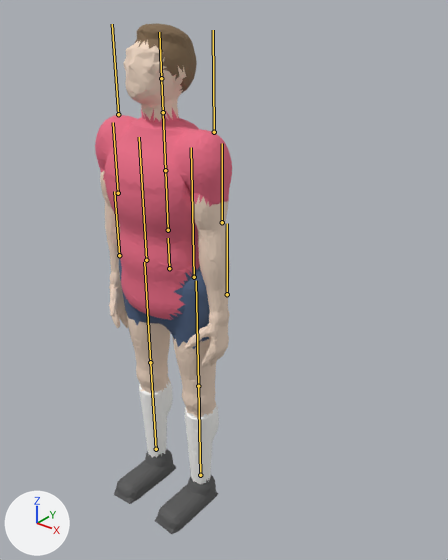
What one commit did to the glTF model arena-fc/Data/models/soccer_player.glb.
Camera for both pictures: a 50 mm lens placed at (1.359, -1.4, 1.887), pointed at (0.025, 0.267, 0.854). The axes (+X, +Y, +Z) are drawn at lower left. The lights are the same throughout. The first picture is the older version. The bones that change, and the others that lie on the model, are drawn over the model as lines.

The first picture shows 'arena_soccer_mesh'.
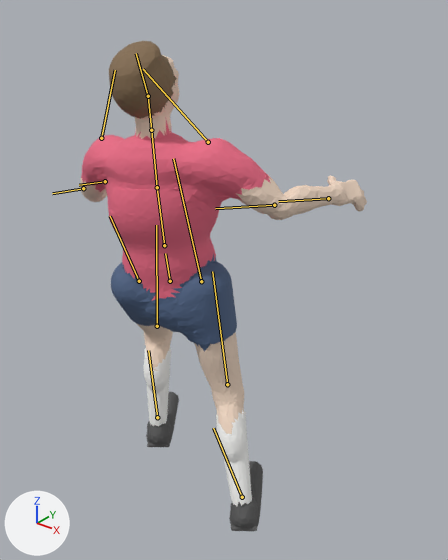
The newer file adds an action. The first version stands in its rest pose; the second is drawn at frame 8 of the action 'soccer_skill_roulette'.

What the commit changed:
Bone 'Hips' (bone_hips) moves from (0.0, 0.0, 0.0) to (0.0, -0.049, 0.0).
Bone 'Hips' (bone_hips) turns from (0, 0, 0) to (-9, -150, 5) degrees about its own x, y and z.
Bone 'Spine' (bone_spine) turns from (0, 0, 0) to (6, 0, 0) degrees about its own x, y and z.
Bone 'Chest' (bone_chest) turns from (0, 0, 0) to (4, -20, -1) degrees about its own x, y and z.
Bone 'Head' (bone_head) turns from (0, 0, 0) to (-16, 0, 0) degrees about its own x, y and z.
Bone 'LUpperArm' (bone_lupperarm) turns from (0, 0, 0) to (-17, -11, -32) degrees about its own x, y and z.
Bone 'LForearm' (bone_lforearm) turns from (0, 0, 0) to (-55, 4, -4) degrees about its own x, y and z.
Bone 'RUpperArm' (bone_rupperarm) turns from (0, 0, 0) to (-17, 11, 32) degrees about its own x, y and z.
Bone 'RForearm' (bone_rforearm) turns from (0, 0, 0) to (-55, -4, 4) degrees about its own x, y and z.
Bone 'LThigh' (bone_lthigh) turns from (0, 0, 0) to (6, 1, -7) degrees about its own x, y and z.
Bone 'LShin' (bone_lshin) turns from (0, 0, 0) to (24, 0, -1) degrees about its own x, y and z.
Bone 'LFoot' (bone_lfoot) turns from (0, 0, 0) to (-38, 0, 0) degrees about its own x, y and z.
Bone 'RThigh' (bone_rthigh) turns from (0, 0, 0) to (-32, 2, 4) degrees about its own x, y and z.
Bone 'RShin' (bone_rshin) turns from (0, 0, 0) to (48, 0, 1) degrees about its own x, y and z.
Bone 'RFoot' (bone_rfoot) turns from (0, 0, 0) to (-24, 0, 0) degrees about its own x, y and z.

Pixel boxes (x1, y1, x2, y2) of what changed, in the pictures (448 x 560 px):
'arena_soccer_mesh', posed (108% wider): before (95, 23, 232, 534); after (81, 41, 367, 531)
bone 'Hips', root to tip: before (169, 268) to (168, 238); after (170, 281) to (165, 253)
bone 'Spine', root to tip: before (168, 230) to (165, 170); after (164, 245) to (157, 187)
bone 'Chest', root to tip: before (165, 170) to (163, 112); after (157, 187) to (151, 130)
bone 'Head', root to tip: before (161, 78) to (159, 32); after (148, 96) to (136, 53)
bone 'LUpperArm', root to tip: before (118, 114) to (112, 24); after (208, 142) to (143, 69)
bone 'LForearm', root to tip: before (118, 193) to (113, 122); after (274, 205) to (215, 208)
bone 'RUpperArm', root to tip: before (214, 132) to (213, 30); after (101, 138) to (115, 70)
bone 'RForearm', root to tip: before (222, 222) to (222, 143); after (83, 188) to (52, 193)
bone 'LThigh', root to tip: before (146, 260) to (139, 137); after (201, 281) to (173, 158)
bone 'LShin', root to tip: before (150, 362) to (144, 262); after (227, 384) to (212, 271)
bone 'LFoot', root to tip: before (156, 449) to (150, 362); after (242, 497) to (213, 428)
bone 'RThigh', root to tip: before (194, 277) to (191, 147); after (139, 281) to (110, 216)
bone 'RShin', root to tip: before (198, 386) to (196, 280); after (157, 326) to (156, 225)
bone 'RFoot', root to tip: before (200, 475) to (198, 386); after (157, 417) to (148, 350)
